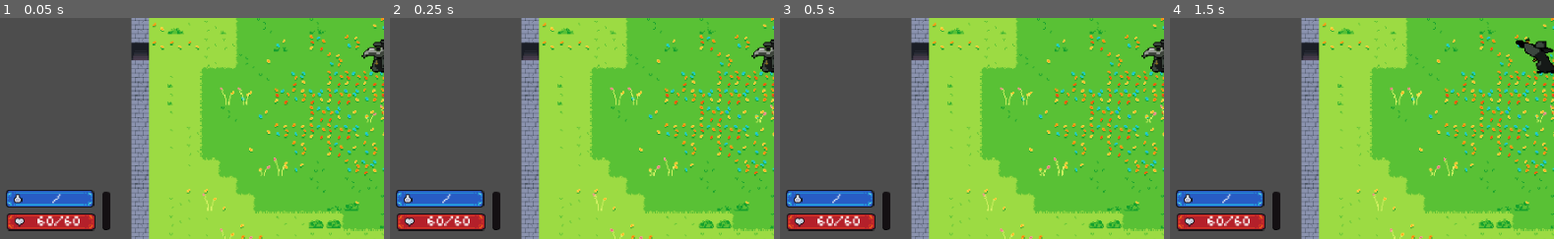
Above: before the commit, frames 1-4 (left to right).
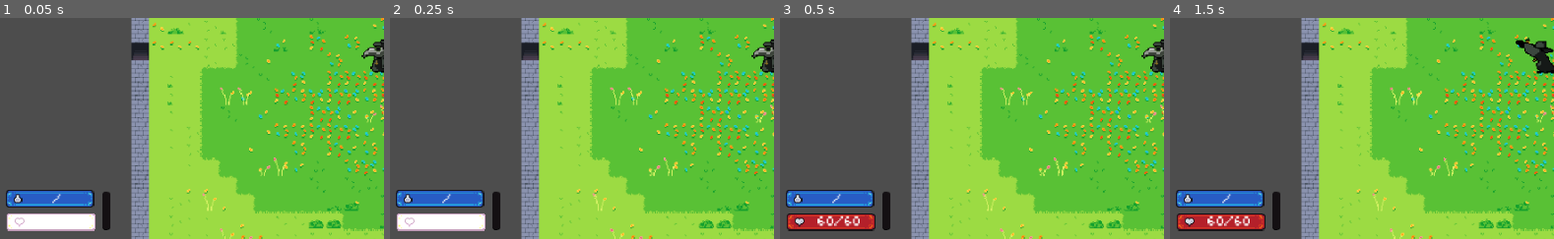
Above: after the commit, the same moments.

Repository: JohnHuber99/Black-Tower
Game: Godot game, scene res://Scenes/main.tscn
Same seed, same stepped clock (60 frames per second), same inputs: the game is played once before the commit and once after it.
Inputs (mouse positions are % of the whole screen's width and height, from its top left):
- Up to frame 1 (0.05 s): no input
- Up to frame 2 (0.25 s): no input
- Up to frame 3 (0.5 s): no input
- Up to frame 4 (1.5 s): move the mouse to (71, 45) at 0.52 s; hold D (right) 0.53-1.28 s; hold E (spell) 0.53-1.28 s; click (71, 45) at 0.6 s; move the mouse to (28, 55) at 1.27 s; hold S (down) from 1.28 s (still down); tap E (spell) at 1.35 s
The pictures show only the part of the screen within x 0-50%, y 41-91%; the shares and areas given below are measured in that part.

The runs differ from the first frame. In frame 1, 1.8% of the frame differs, in the area x 1-25%, y 88-97%; in frame 2, 1.8%; in frame 3, nothing differs; in frame 4, nothing differs.

Commit message:
Basic pause menu

Diff:
--- /dev/null
+++ b/Scenes/pause.tscn
@@ -0,0 +1,46 @@
+[gd_scene load_steps=4 format=3 uid="uid://cnccq6grmbluf"]
+
+[ext_resource type="Script" uid="uid://d3g4etdflps6e" path="res://Scripts/pause.gd" id="1_o80xk"]
+[ext_resource type="Texture2D" uid="uid://c7e1jtxppvgxy" path="res://sprites/UI/pause-menu-temp.png" id="2_5a6ek"]
+[ext_resource type="FontFile" uid="uid://vx8hmoh8k8op" path="res://04B_03__.TTF" id="2_l2mpd"]
+
+[node name="Pause" type="Node2D"]
+script = ExtResource("1_o80xk")
+
+[node name="Menu" type="Sprite2D" parent="."]
+self_modulate = Color(1, 1, 1, 0.478431)
+texture = ExtResource("2_5a6ek")
+
+[node name="Resume" type="Button" parent="Menu"]
+z_index = 2
+offset_left = -36.0
+offset_top = -73.0
+offset_right = 34.0
+offset_bottom = -49.0
+theme_override_fonts/font = ExtResource("2_l2mpd")
+text = "Resume"
+metadata/_edit_use_anchors_ = true
+
+[node name="Restart" type="Button" parent="Menu"]
+z_index = 2
+offset_left = -37.0
+offset_top = -12.0
+offset_right = 35.0
+offset_bottom = 12.0
+theme_override_fonts/font = ExtResource("2_l2mpd")
+text = "Restart"
+metadata/_edit_use_anchors_ = true
+
+[node name="MainMenu" type="Button" parent="Menu"]
+z_index = 2
+offset_left = -46.0
+offset_top = 52.0
+offset_right = 48.0
+offset_bottom = 76.0
+theme_override_fonts/font = ExtResource("2_l2mpd")
+text = "Main Menu"
+metadata/_edit_use_anchors_ = true
+
+[connection signal="pressed" from="Menu/Resume" to="." method="_on_resume_pressed"]
+[connection signal="pressed" from="Menu/Restart" to="." method="_on_restart_pressed"]
+[connection signal="pressed" from="Menu/MainMenu" to="." method="_on_main_menu_pressed"]
--- a/Scenes/player.tscn
+++ b/Scenes/player.tscn
@@ -507,13 +507,20 @@
 [node name="Health Component" parent="." instance=ExtResource("12_pu2lt")]
 
 [node name="CanvasLayer" type="CanvasLayer" parent="."]
-offset = Vector2(300, 150)
-transform = Transform2D(1, 0, 0, 1, 300, 150)
 
 [node name="DeathLabel" type="RichTextLabel" parent="CanvasLayer"]
 custom_minimum_size = Vector2(60, 0)
-offset_right = 40.0
-offset_bottom = 207.0
+anchors_preset = 8
+anchor_left = 0.5
+anchor_top = 0.5
+anchor_right = 0.5
+anchor_bottom = 0.5
+offset_left = -32.0
+offset_top = -180.0
+offset_right = 28.0
+offset_bottom = -146.0
+grow_horizontal = 2
+grow_vertical = 2
 theme_override_fonts/normal_font = ExtResource("12_gg6l7")
 bbcode_enabled = true
 fit_content = true
--- a/Scenes/ui.tscn
+++ b/Scenes/ui.tscn
@@ -9,6 +9,7 @@
 [ext_resource type="Texture2D" uid="uid://c4klvpboib01q" path="res://sprites/UI/bt-box1.png" id="7_g26kp"]
 [ext_resource type="Texture2D" uid="uid://d255s3nap3ax5" path="res://sprites/UI/Flask.png" id="8_7p0h2"]
 [ext_resource type="Texture2D" uid="uid://caixwiq1feb8v" path="res://sprites/UI/Smelling_Salts_Bottle.png" id="9_n0dls"]
+[ext_resource type="PackedScene" uid="uid://cnccq6grmbluf" path="res://Scenes/pause.tscn" id="10_nt8jn"]
 
 [sub_resource type="SpriteFrames" id="SpriteFrames_wdavg"]
 animations = [{
@@ -106,3 +107,6 @@
 scale = Vector2(0.5, 0.5)
 sprite_frames = SubResource("SpriteFrames_sr5hu")
 animation = &"smelling_salts"
+
+[node name="Pause" parent="." instance=ExtResource("10_nt8jn")]
+position = Vector2(2, -3)
--- a/Scripts/Enemy_Scripts/enemy.gd
+++ b/Scripts/Enemy_Scripts/enemy.gd
@@ -79,7 +79,7 @@
 
 func pause_slime():
 	is_waiting = true  # Stop movement
-	await get_tree().create_timer(wait_time).timeout  # Wait for the set time
+	await get_tree().create_timer(wait_time, false).timeout  # Wait for the set time
 	is_waiting = false  # Resume movement
 
 func _process(delta):
@@ -102,6 +102,7 @@
 		is_dashing = true
 		sprite.play("pause")
 		await sprite.animation_finished
+		last_direction = (player.global_position - global_position).normalized()
 		sprite.play("attack")
 		await sprite.animation_finished
 		await pause_slime()
--- a/Scripts/Player_Scripts/player.gd
+++ b/Scripts/Player_Scripts/player.gd
@@ -223,7 +223,7 @@
 		get_parent().add_child(grenade)
 		grenade.global_position = global_position
 
-		await get_tree().create_timer(0.1).timeout
+		await get_tree().create_timer(0.1, false).timeout
 
 		isThrowing = false
 
@@ -242,7 +242,7 @@
 func cooldown_spell(spell):
 	can_cast[spell] = false
 	ui.set_cooldown(spell)
-	await get_tree().create_timer(spell_cooldowns[spell]).timeout  # Wait for the set time
+	await get_tree().create_timer(spell_cooldowns[spell], false).timeout  # Wait for the set time
 	can_cast[spell] = true
 	ui.set_ready(spell)
 
--- /dev/null
+++ b/Scripts/pause.gd
@@ -0,0 +1,28 @@
+extends Node2D
+
+@onready var menu = $Menu
+
+
+func _ready():
+	process_mode = Node.PROCESS_MODE_ALWAYS
+	get_tree().paused = false
+	menu.visible = false
+
+
+func _process(delta: float) -> void:
+	if Input.is_action_just_pressed("pause"):
+		get_tree().paused = !get_tree().paused
+		menu.visible = !menu.visible
+
+
+func _on_resume_pressed() -> void:
+	get_tree().paused = false
+	menu.visible = false
+
+
+func _on_restart_pressed() -> void:
+	get_tree().reload_current_scene()
+
+
+func _on_main_menu_pressed() -> void:
+	pass # Replace with function body.
--- a/Scripts/ui.gd
+++ b/Scripts/ui.gd
@@ -1,13 +1,24 @@
 extends Node2D
 
 @export var z_layer = 2
+@export var flash_duration = 0.1
+@export var flash_amount = 2
 
+@onready var health_bar = $Health
+@onready var mana_bar = $Mana
 @onready var health = $Health/Label
 @onready var mana = $Mana/Label
 @onready var slot0 = $SpellSlot0
 @onready var slot1 = $SpellSlot1
 @onready var spell0 = $SpellSlot0/Spell0
 @onready var spell1 = $SpellSlot1/Spell1
+
+func _flash(node):
+	for i in range(flash_amount):
+		node.modulate = Color(10, 10, 10, 10)
+		await get_tree().create_timer(flash_duration).timeout
+		node.modulate = Color(1, 1, 1, 1)
+		await get_tree().create_timer(flash_duration).timeout
 
 func _ready() -> void:
 	z_index = z_layer
@@ -16,6 +27,7 @@
 
 func set_health(current, max):
 	health.text = str(current, "/", max)
+	_flash(health_bar)
 
 func set_mana(current, max):
 	mana.text = str(current, "/", max)
--- a/project.godot
+++ b/project.godot
@@ -125,6 +125,11 @@
 "events": [Object(InputEventMouseButton,"resource_local_to_scene":false,"resource_name":"","device":-1,"window_id":0,"a …(253 unchanged characters)…
 ]
 }
+pause={
+"deadzone": 0.2,
+"events": [Object(InputEventKey,"resource_local_to_scene":false,"resource_name":"","device":-1,"window_id":0,"alt_pressed":false,"shift_pressed":false,"ctrl_pressed":false,"meta_pressed":false,"pressed":false,"keycode":0,"physical_keycode":4194305,"key_label":0,"unicode":0,"location":0,"echo":false,"script":null)
+]
+}
 
 [rendering]
 
Not shown: 1 places in Scenes/Enemy_Scenes/enemy.tscn that only renumber resources
Not shown: 1 places in Scenes/ui.tscn that only renumber resources
Not shown, added: Scripts/pause.gd.uid
Binary file added: sprites/UI/pause-menu-temp.png
Not shown, added: sprites/UI/pause-menu-temp.png.import
